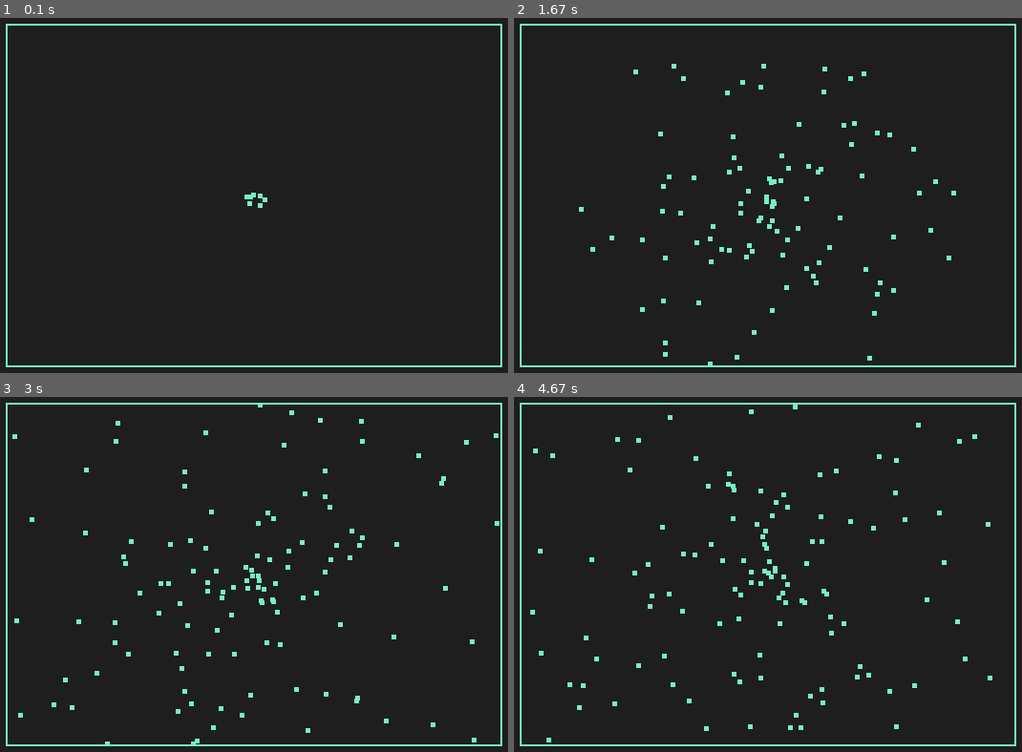
Above: before the commit, frames 1-4 (two rows, left to right).
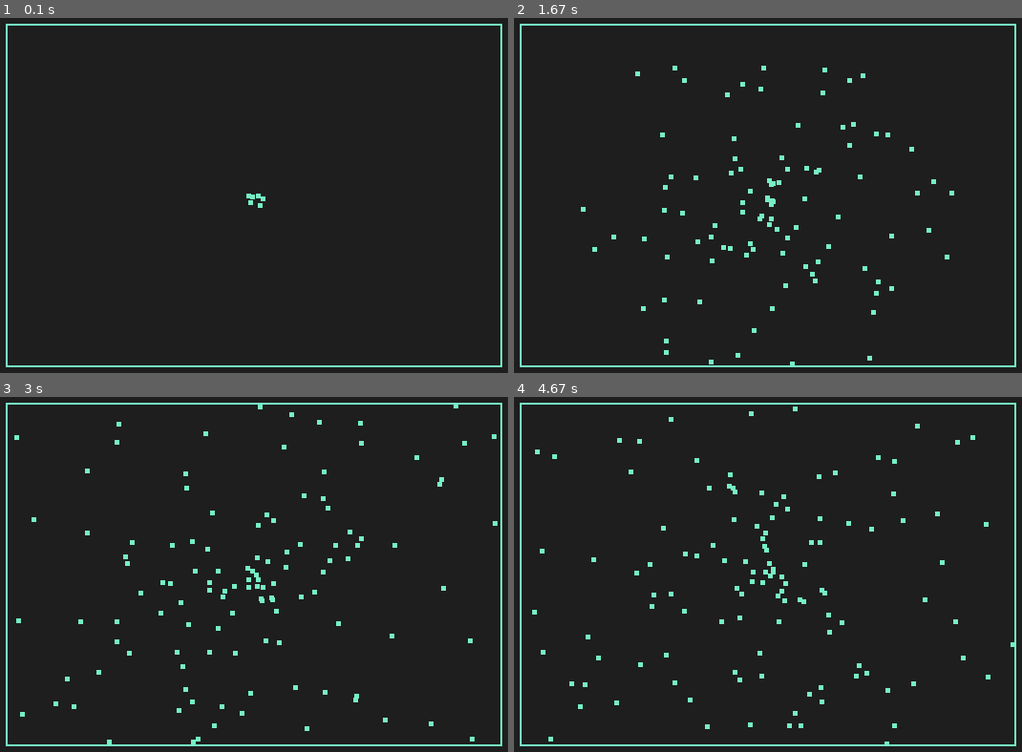
Above: after the commit, the same moments.

Repository: victoongo/games
Game: pygame game, started from samples/projectile.py
The game is run twice, just before and just after one commit, with the same random seed, the same clock (stepped at 60 frames per second) and the same inputs.
Inputs:
- Up to frame 1 (0.1 s): no input
- Up to frame 2 (1.67 s): no input
- Up to frame 3 (3 s): no input
- Up to frame 4 (4.67 s): no input

The runs differ from the first frame. In frame 1, less than 0.1% of the frame differs, in the area x 48-53%, y 49-53%; in frame 2, 1.1%; in frame 3, 1.3%; in frame 4, 1.4%, in the area x 3-99%, y 2-98%.

Commit message:
space rocks update to use pg

Diff:
--- a/rice_rocks/rice_rocks.py
+++ b/rice_rocks/rice_rocks.py
@@ -144,7 +144,7 @@
         forward = angle_to_vector(self.angle)
         missile_pos = [self.pos[0] + self.radius * forward[0], self.pos[1] + self.radius * forward[1]]
         missile_vel = [self.vel[0] + 6 * forward[0], self.vel[1] + 6 * forward[1]]
-        rock_group.add(Sprite(missile_pos, missile_vel, self.angle, 0, missile_image, missile_info, missile_sound))
+        missile_group.add(Sprite(missile_pos, missile_vel, self.angle, 0, missile_image, missile_info, missile_sound))
 
     def get_radius(self):
         return self.radius
--- a/rice_rocks/space_rocks.py
+++ b/rice_rocks/space_rocks.py
@@ -1,11 +1,9 @@
-# implementation of Spaceship - program template for RiceRocks
 import pygame as pg
 import math
 import random
 
-# globals for user interface
-WIDTH = 800
-HEIGHT = 600
+WIDTH = 1200
+HEIGHT = 900
 score = 0
 lives = 3
 time = 0
@@ -42,39 +40,40 @@
 # debris images - debris1_brown.png, debris2_brown.png, debris3_brown.png, debris4_brown.png
 #                 debris1_blue.png, debris2_blue.png, debris3_blue.png, debris4_blue.png, debris_blend.png
 debris_info = ImageInfo([320, 240], [640, 480])
-debris_image = pg.image.load("assets/debris2_blue.png")
+debris_image = pg.image.load("rice_rocks/assets/debris2_blue.png")
 
 # nebula images - nebula_brown.png, nebula_blue.png
 nebula_info = ImageInfo([400, 300], [800, 600])
-nebula_image = pg.image.load("assets/nebula_blue.f2014.png")
+nebula_image = pg.image.load("rice_rocks/assets/nebula_blue.f2014.png")
 
 # splash image
 splash_info = ImageInfo([200, 150], [400, 300])
-splash_image = pg.image.load("assets/splash.png")
+splash_image = pg.image.load("rice_rocks/assets/splash.png")
 
 # ship image
 ship_info = ImageInfo([45, 45], [90, 90], 35)
-ship_image = pg.image.load("assets/double_ship.png")
+ship_image = pg.image.load("rice_rocks/assets/double_ship.png")
 
 # missile image - shot1.png, shot2.png, shot3.png
 missile_info = ImageInfo([5, 5], [10, 10], 3, 50)
-missile_image = pg.image.load("assets/shot2.png")
+missile_image = pg.image.load("rice_rocks/assets/shot2.png")
 
 # asteroid images - asteroid_blue.png, asteroid_brown.png, asteroid_blend.png
 asteroid_info = ImageInfo([45, 45], [90, 90], 40)
-asteroid_image = pg.image.load("assets/asteroid_blue.png")
+asteroid_image = pg.image.load("rice_rocks/assets/asteroid_blue.png")
 
 # animated explosion - explosion_orange.png, explosion_blue.png, explosion_blue2.png, explosion_alpha.png
 explosion_info = ImageInfo([64, 64], [128, 128], 17, 24, True)
-explosion_image = pg.image.load("assets/explosion_alpha.png")
+explosion_image = pg.image.load("rice_rocks/assets/explosion_alpha.png")
 
 # sound assets purchased from sounddogs.com, please do not redistribute
 # .ogg versions of sounds are also available, just replace .mp3 by .ogg
-soundtrack = pg.sound_load("assets/soundtrack.mp3")
-missile_sound = pg.sound_load("assets/missile.mp3")
-missile_sound.set_volume(0.5)
-ship_thrust_sound = pg.sound_load("assets/thrust.mp3")
-explosion_sound = pg.sound_load("assets/explosion.mp3")
+pg.mixer.init()
+pg.mixer.music.set_volume(0.5)
+soundtrack = pg.mixer.music.load("rice_rocks/assets/soundtrack.mp3")
+missile_sound = pg.mixer.music.load("rice_rocks/assets/missile.mp3")
+ship_thrust_sound = pg.mixer.music.load("rice_rocks/assets/thrust.mp3")
+explosion_sound = pg.mixer.music.load("rice_rocks/assets/explosion.mp3")
 
 
 # helper functions to handle transformations
@@ -160,7 +159,7 @@
             self.pos[1] + self.radius * forward[1],
         ]
         missile_vel = [self.vel[0] + 6 * forward[0], self.vel[1] + 6 * forward[1]]
-        rock_group.add(
+        missile_group.add(
             Sprite(
                 missile_pos,
                 missile_vel,
@@ -180,8 +179,9 @@
 
 
 # Sprite class
-class Sprite:
+class Sprite(pg.sprite.Sprite):
     def __init__(self, pos, vel, ang, ang_vel, image, info, sound=None):
+        super().__init__()
         self.pos = [pos[0], pos[1]]
         self.vel = [vel[0], vel[1]]
         self.angle = ang
@@ -346,15 +346,16 @@
 
 
 # initialize stuff
+pg.init()
+screen = pg.display.set_mode((WIDTH, HEIGHT))
 clock = pg.time.Clock()
 running = True
 
 # initialize ship and two sprites
 my_ship = Ship([WIDTH / 2, HEIGHT / 2], [0, 0], 0, ship_image, ship_info)
-rock_group = set([])
-missile_group = set(
-    []
-)  # Sprite([2 * WIDTH / 3, 2 * HEIGHT / 3], [-1,1], 0, 0, missile_image, missile_info, missile_sound)
+rock_group = pg.sprite.Group()
+missile_group = pg.sprite.Group()
+# Sprite([2 * WIDTH / 3, 2 * HEIGHT / 3], [-1,1], 0, 0, missile_image, missile_info, missile_sound)
 
 
 while running:
--- a/samples/projectile.py
+++ b/samples/projectile.py
@@ -9,7 +9,7 @@
     def __init__(self, pos, game_area):
         super().__init__()
         self.image = pg.Surface((5, 5))
-        self.image.fill(pg.Color('aquamarine2'))
+        self.image.fill(pg.Color("aquamarine2"))
         self.rect = self.image.get_rect(center=pos)
         self.vel = Vector2(2, 0).rotate(random.randrange(360))
         self.pos = Vector2(pos)
@@ -25,9 +25,10 @@
 def main():
     screen = pg.display.set_mode((640, 480))
     game_area = pg.Rect(60, 60, 520, 360)
-    game_area_color = pg.Color('aquamarine2')
+    game_area_color = pg.Color("aquamarine2")
     clock = pg.time.Clock()
-    all_sprites = pg.sprite.Group(Projectile(game_area.center, game_area))
+    # all_sprites = pg.sprite.Group(Projectile(game_area.center, game_area))
+    all_sprites = pg.sprite.Group()
 
     done = False
 
@@ -47,7 +48,7 @@
         clock.tick(60)
 
 
-if __name__ == '__main__':
+if __name__ == "__main__":
     pg.init()
     main()
     pg.quit()
